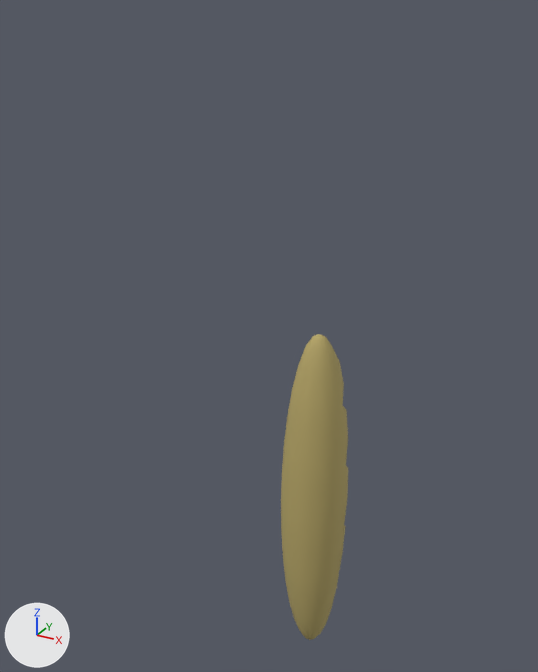
The FBX model Museum of Pierre/Assets/Models/Bread.fbx: old version first, new version second.
One viewpoint serves both versions: a 50 mm lens placed at (-0.10495, 0.02898, 0.01274), pointed at (-0.11049, 0.03905, 0.0077). The lights are fixed; the arrows at lower left show +X, +Y and +Z.

The first picture shows 'Bread'.
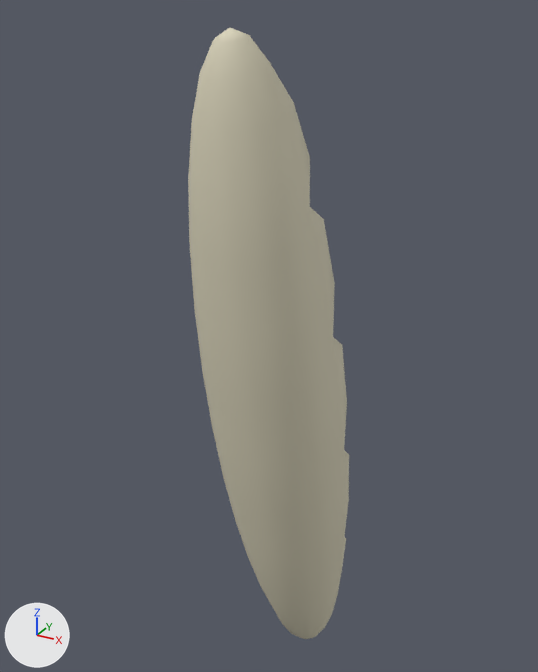
Boxes (x1, y1, x2, y2) around the edits, measured in the pictures (538 x 672 px):
'Bread', recoloured, turned, rescaled
    before: (281, 334, 348, 640)
    after: (188, 28, 349, 639)

The change in detail:
Material 'Enivronment_MAT' (mat_enivronment_mat) is new.
Its base color is (0.71, 0.666, 0.501) (light grey #dbd5bc).
Its roughness is 0.749.
me_mesh has 200 vertices, 216 faces and spans x -0.066..0.066, y 0.037..0.747, z -0.056..0.063.
me_mesh no longer uses material mat_pastry (yellow #b7a768).
me_mesh now uses material mat_enivronment_mat (light grey #dbd5bc).
Object 'Bread' (ob_bread) turns from (90, 0, 0) to (103, 0, 0) degrees about x, y and z.
Object 'Bread' (ob_bread) is rescaled from (0.01, 0.01, 0.01) to (0.0172, 0.0172, 0.0172).
